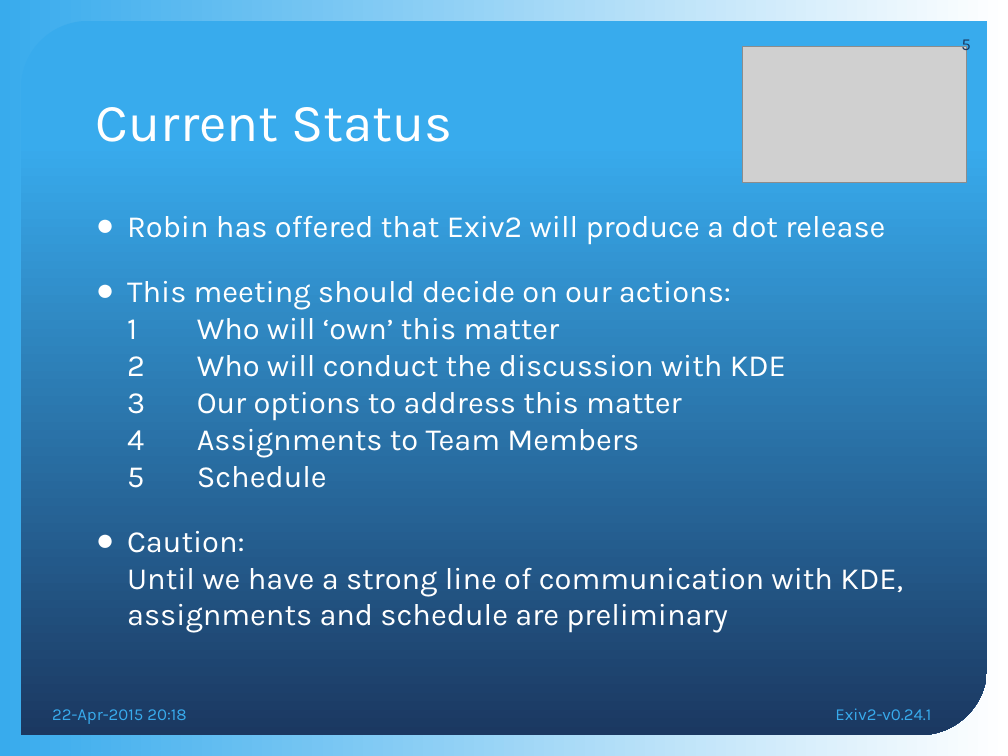
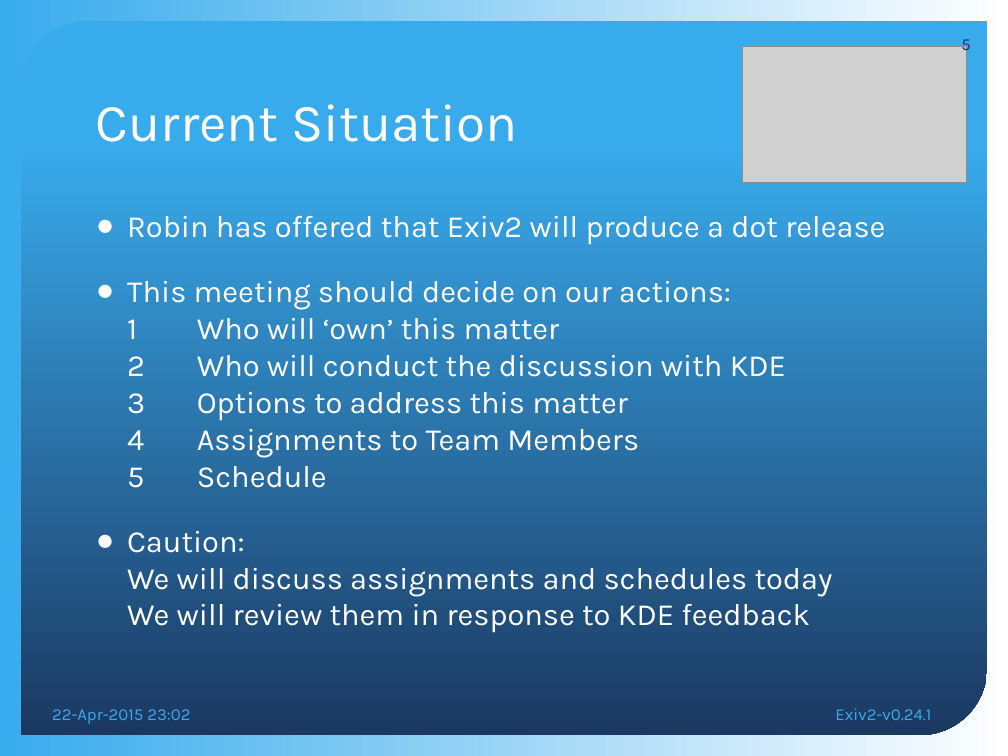
Before and after one commit to nehaljwani/team.exiv2.org, a slide deck: slide 5 of meetings/Exiv2-v0.24.1.pptx. Drawn at 1008x756 pixels with LibreOffice and Linux fonts; fonts in the diff are those of the drawing; grey boxes stand for pictures; background and template pictures are left out. Boxes give left, top, right and bottom in pixels: in the first picture for what was removed or moved away, otherwise in the second. Text is boxed around its words. In the diff, an @@ line names an element or a change of style, - is before the commit and + after.

```diff
--- a/meetings/Exiv2-v0.24.1.pptx
+++ b/meetings/Exiv2-v0.24.1.pptx
@@ title at bbox=[96, 104, 517, 142]: text changed @@
-Current Status
+Current Situation
@@ text at bbox=[127, 281, 833, 633]: text changed @@
-● This meeting should decide on our actions:
-  1 Who will ‘own’ this matter
-  2 Who will conduct the discussion with KDE
-  3 Our options to address this matter
-  4 Assignments to Team Members
-  5 Schedule
-● Caution:
-  Until we have a strong line of communication with KDE, assignments and schedule are preliminary
+● This meeting should decide on our actions:
+  1 Who will ‘own’ this matter
+  2 Who will conduct the discussion with KDE
+  3 Options to address this matter
+  4 Assignments to Team Members
+  5 Schedule
+● Caution:
+  We will discuss assignments and schedules today
+  We will review them in response to KDE feedback
@@ text at bbox=[52, 709, 190, 724]: text changed @@
-22-Apr-2015 20:18
+22-Apr-2015 23:02
```
Also in this commit, not shown: 8 other slides changed, 1 other file.
